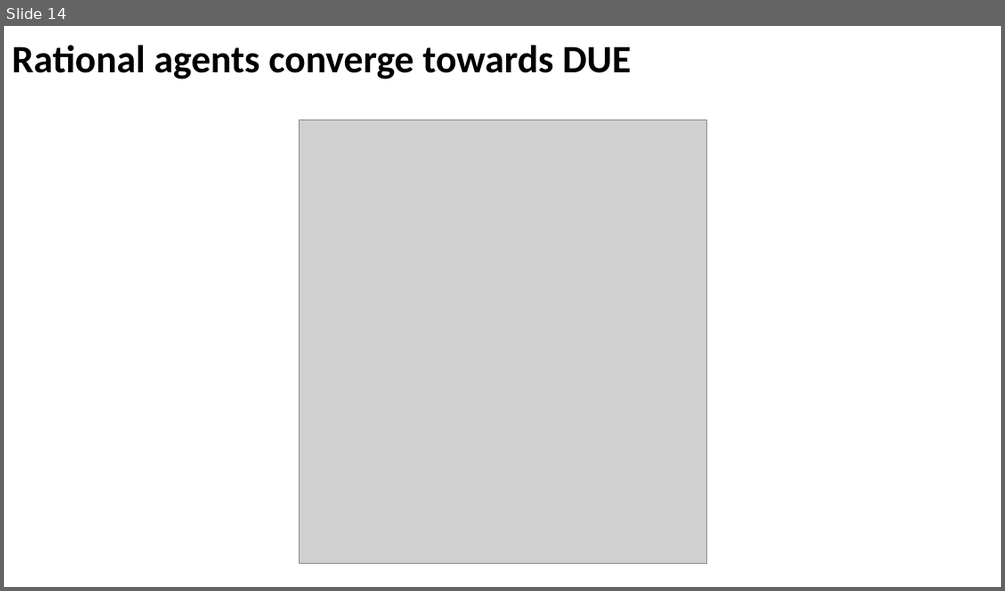
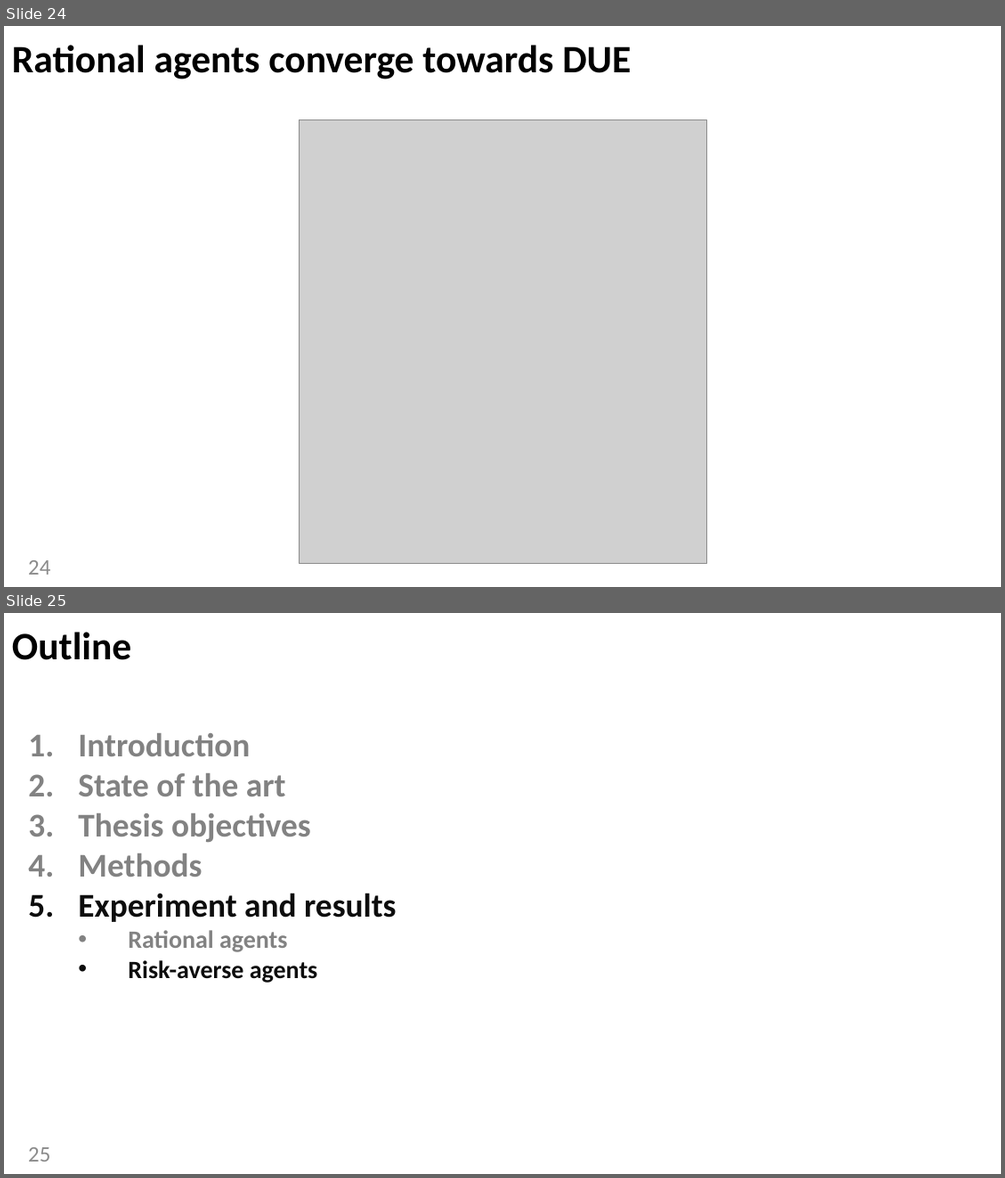
Before and after one commit to MiguelDonado/TFM_TraSIrr, a slide deck: presentation/Thesis_Defense.pptx. Shown one above the other, each under a label of ours: slide 14 before the commit, slides 24 and 25 after it. The pictures are 1005x591 and 1005x1178 pixels, drawn with LibreOffice and Linux fonts; fonts in the diff are those of the drawing; grey boxes stand for pictures. Boxes give left, top, right and bottom in pixels: in the first picture for what was removed or moved away, otherwise in the second. Text is boxed around its words. In the diff, an @@ line names an element or a change of style, - is before the commit and + after.

Commit message:
add slides thesis defense

```diff
--- a/presentation/Thesis_Defense.pptx
+++ b/presentation/Thesis_Defense.pptx
@@ slide 25 added at bbox=[4, 613, 1001, 1174], background #FFFFFF @@
@@ title added at bbox=[12, 632, 131, 660], 28 pt, text #000000, bold @@
+Outline
@@ text added at bbox=[78, 733, 396, 982], 24 pt, text #828282, bold @@
+1. Introduction
+2. State of the art
+3. Thesis objectives
+4. Methods
+5. Experiment and results
+  • Rational agents
+  • Risk-averse agents
@@ page number added at bbox=[28, 1147, 50, 1161], 16 pt, text #8C8C8C @@
+25
@@ what was slide 14 is now slide 24 @@
@@ slide 24 changed as well @@
@@ page number added at bbox=[28, 560, 50, 574], 16 pt, text #8C8C8C @@
+24
```
Also in this commit, not shown: 19 other slides changed, 25 other slides added, 4 slides removed, 11 other files.
